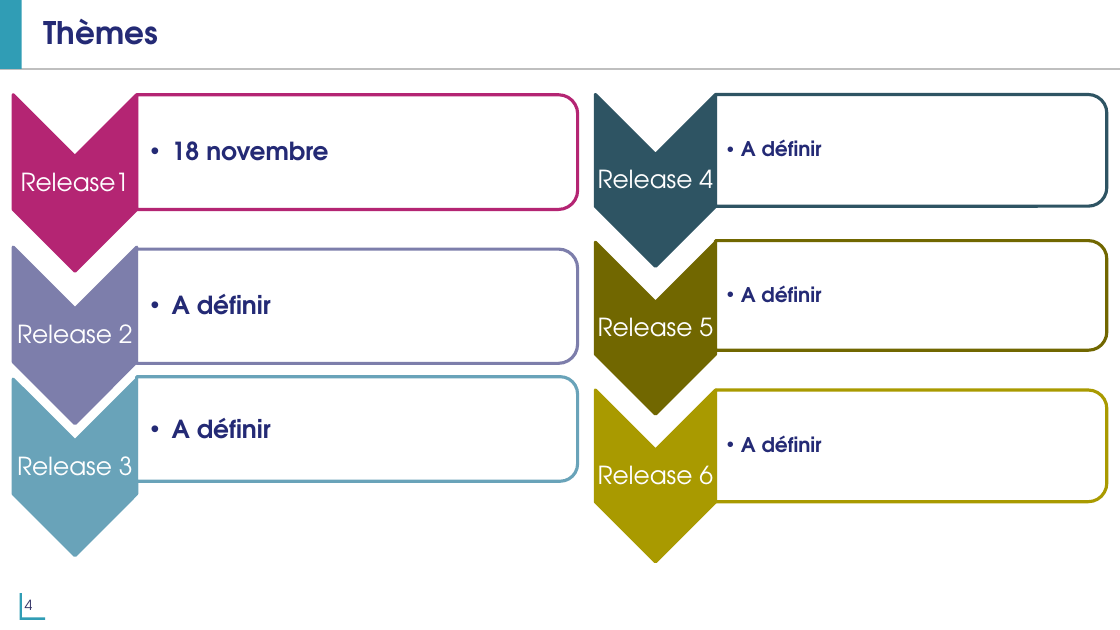
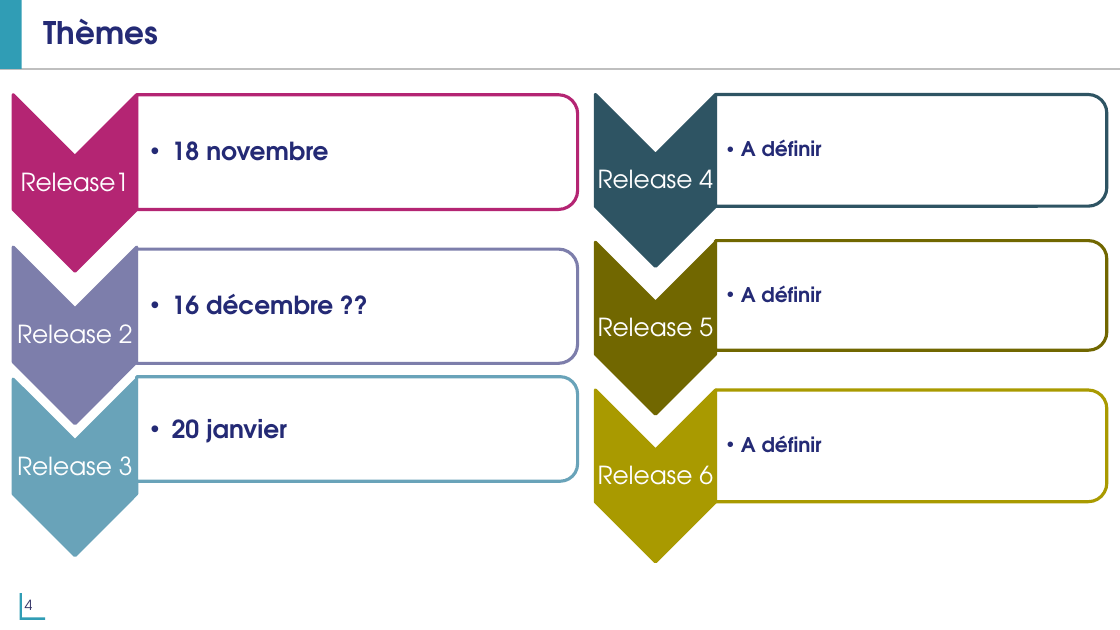
Before and after one commit to abuan/gitus, a slide deck: slide 4 of doc/Gitus_project_sprint_1.pptx. Drawn at 1120x630 pixels with LibreOffice and Linux fonts; fonts in the diff are those of the drawing; background and template pictures are left out. Boxes give left, top, right and bottom in pixels: in the first picture for what was removed or moved away, otherwise in the second. Text is boxed around its words. In the diff, an @@ line names an element or a change of style, - is before the commit and + after.

```diff
--- a/doc/Gitus_project_sprint_1.pptx
+++ b/doc/Gitus_project_sprint_1.pptx
@@ text at (x1=172, y1=294, x2=333, y2=315): text changed @@
-  •• A définir
+  •• 16 décembre ??
@@ text at (x1=172, y1=419, x2=287, y2=443): text changed @@
-  •• A définir
+  •• 20 janvier
```
Also in this commit, not shown: 9 other slides changed, 1 slide removed.
